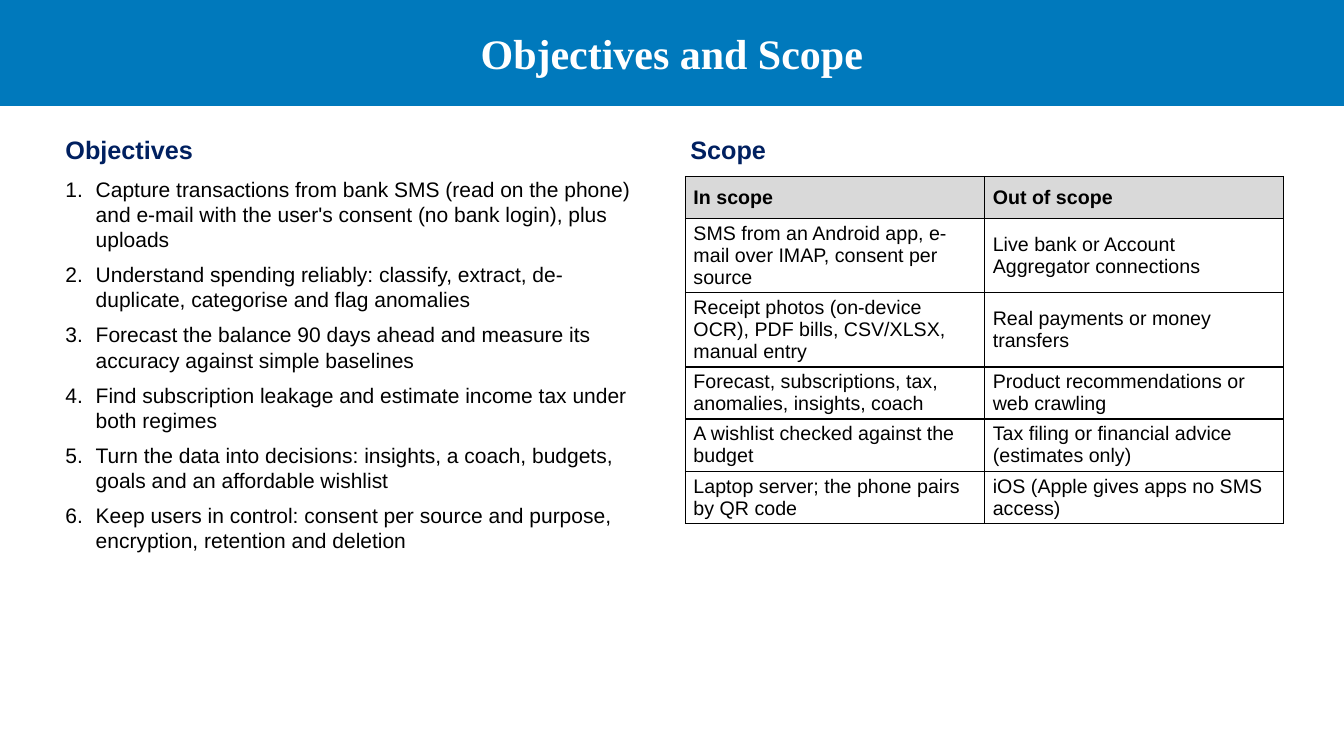
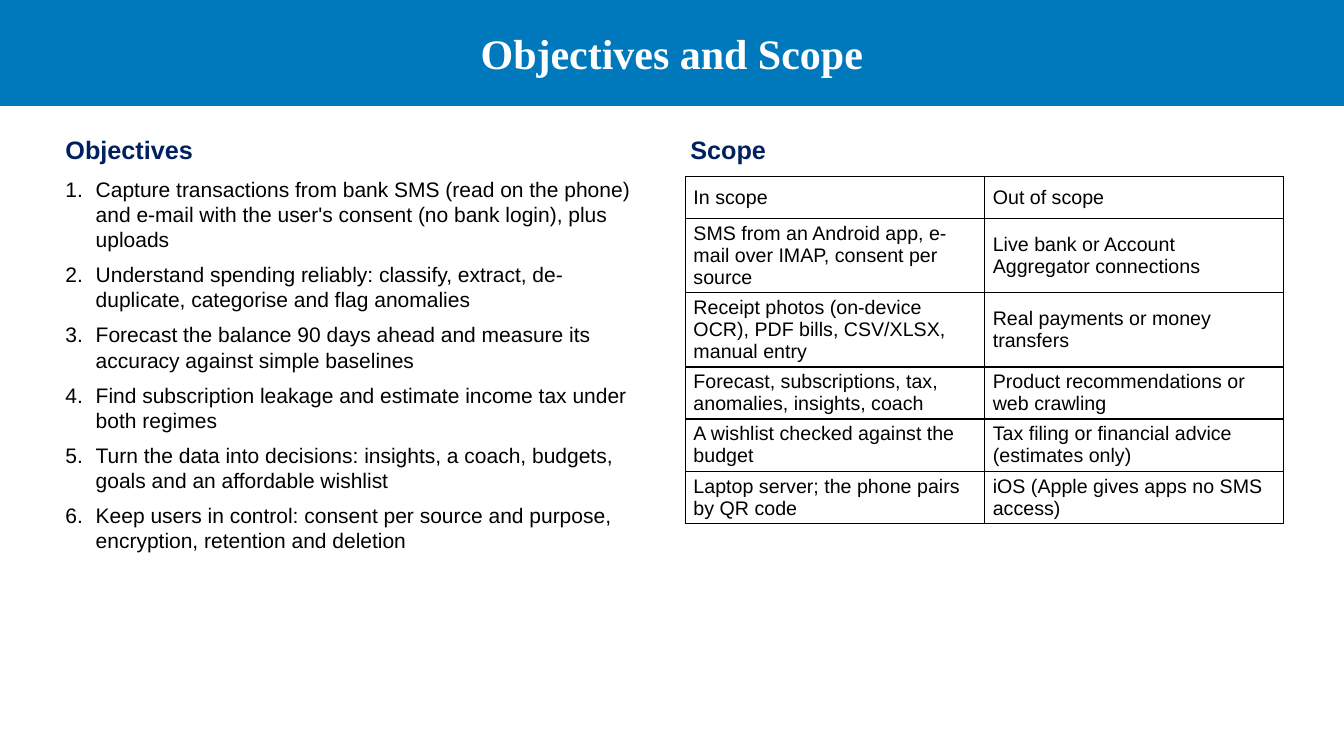
Before and after one commit to CodeMaster747/FinPilot-AI, a slide deck: slide 4 of fsd/FinPilot_AI_Project_Presentation_v2.pptx. Drawn at 1344x756 pixels with LibreOffice and Linux fonts; fonts in the diff are those of the drawing; background and template pictures are left out. Boxes give left, top, right and bottom in pixels: in the first picture for what was removed or moved away, otherwise in the second. Text is boxed around its words. In the diff, an @@ line names an element or a change of style, - is before the commit and + after.

```diff
--- a/fsd/FinPilot_AI_Project_Presentation_v2.pptx
+++ b/fsd/FinPilot_AI_Project_Presentation_v2.pptx
@@ table at (686, 176, 1284, 523) @@
@@ fill #D9D9D9 to none in row 1 @@
@@ bold off in "In scope", "Out of scope" @@
```
Also in this commit, not shown: 5 other slides changed, 1 other file.
